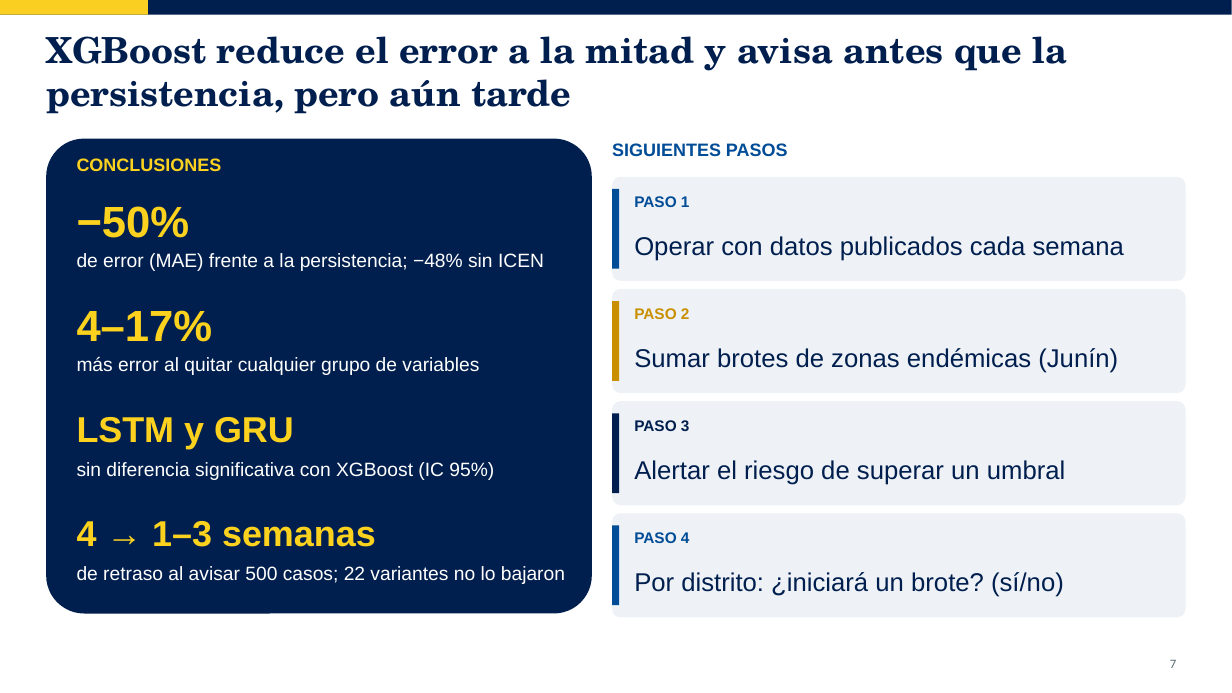
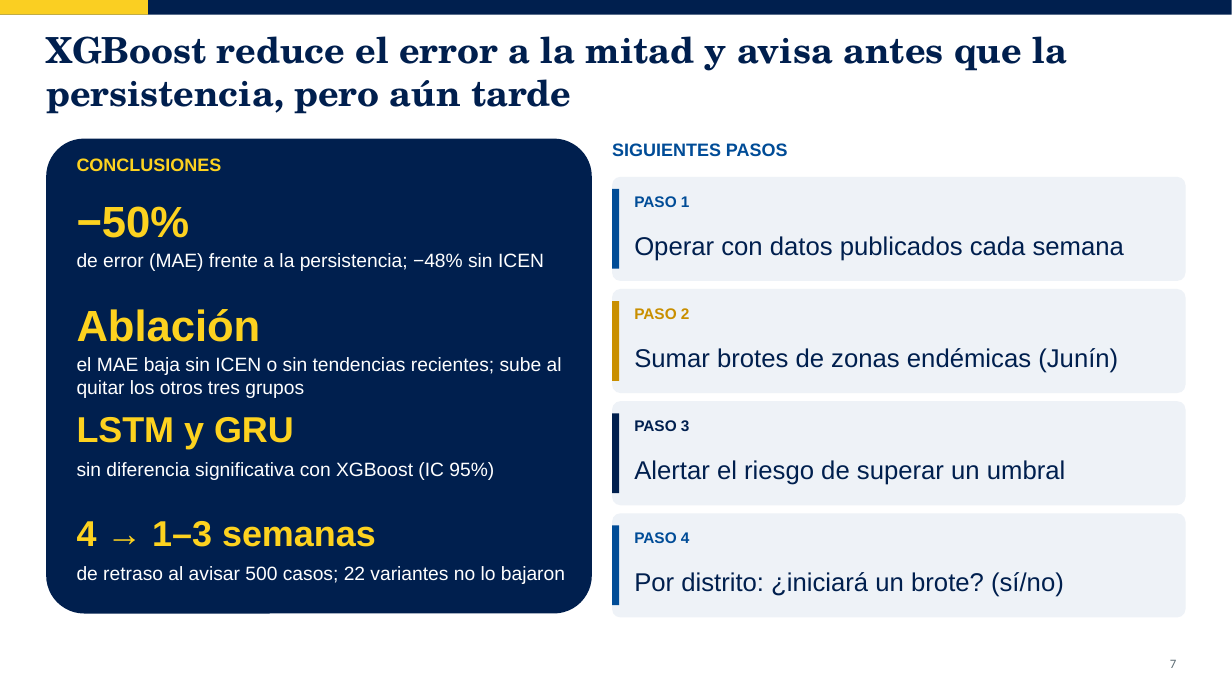
Before and after one commit to AlonsoGA/Proyecto-IA-Aplicada-Grupo-1, a slide deck: slide 7 of presentacion/presentacion_final.pptx. Drawn at 1232x693 pixels with LibreOffice and Linux fonts; fonts in the diff are those of the drawing. Boxes give left, top, right and bottom in pixels: in the first picture for what was removed or moved away, otherwise in the second. Text is boxed around its words. In the diff, an @@ line names an element or a change of style, - is before the commit and + after.

Commit message:
docs(presentation): merge Alonso's ablation changes
Rebuild deck with Colab ablation figures and new wording; keep district map slide. Add build scripts and images.

```diff
--- a/presentacion/presentacion_final.pptx
+++ b/presentacion/presentacion_final.pptx
@@ text at (77, 309, 261, 342): text changed @@
-4–17%
+Ablación
@@ text at (77, 357, 562, 398): text changed @@
-más error al quitar cualquier grupo de variables
+el MAE baja sin ICEN o sin tendencias recientes; sube al quitar los otros tres grupos
```
Also in this commit, not shown: 2 other slides changed, 23 other files.
